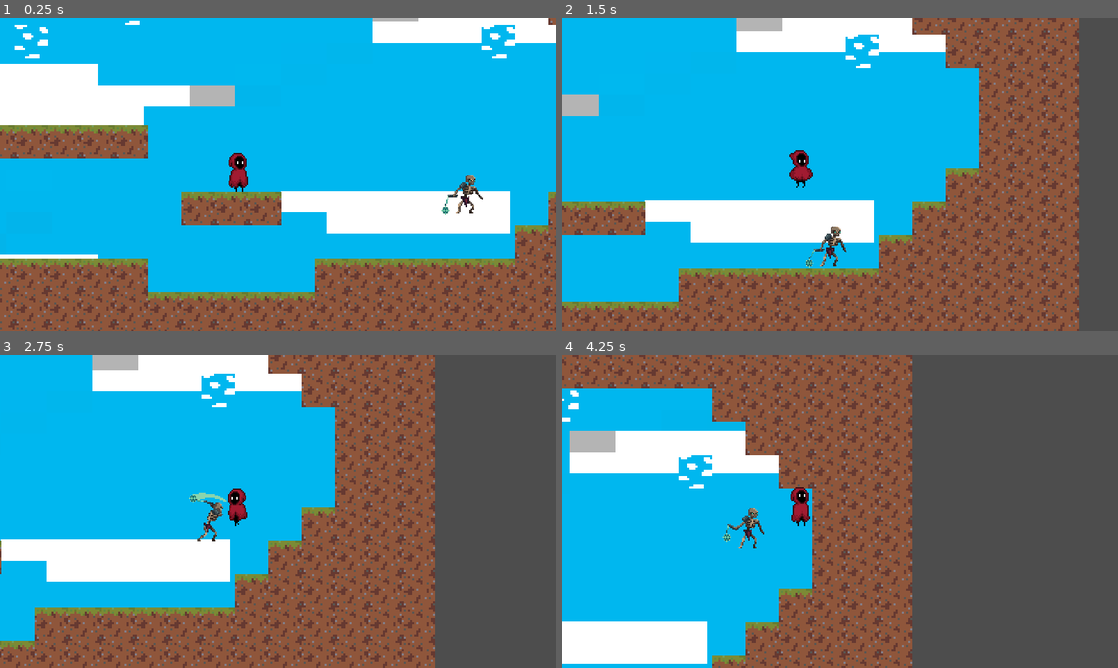
Above: before the commit, frames 1-4 (two rows, left to right).
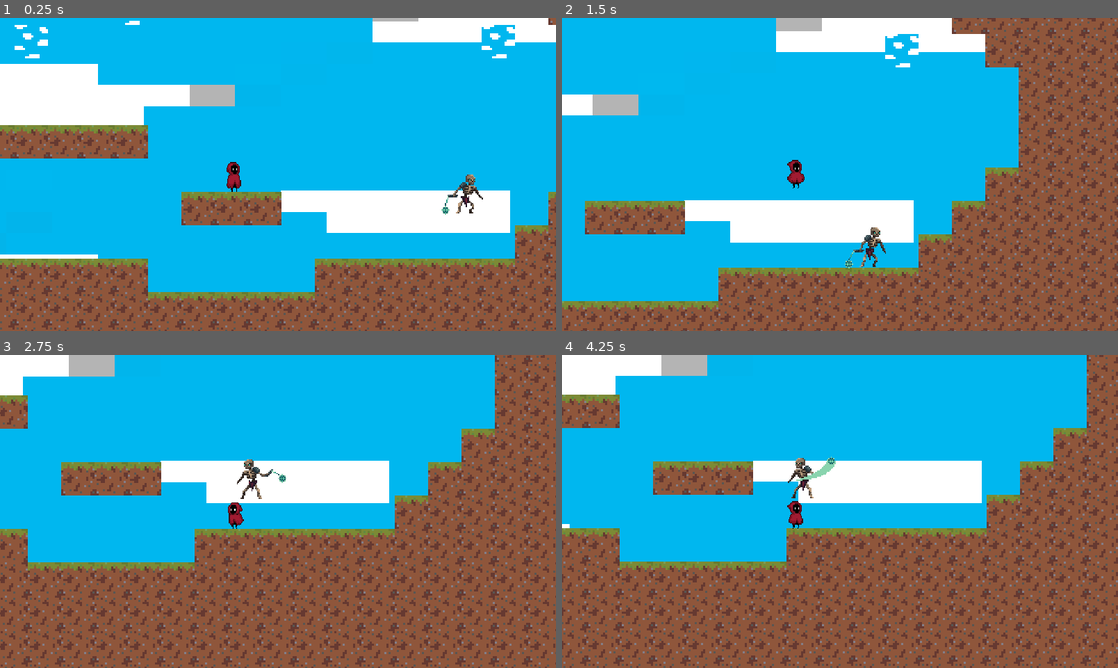
Above: after the commit, the same moments.

Repository: yeegz/Fallen-Asteri
Game: Godot game, scene res://scene.tscn
The game is run twice, just before and just after one commit, with the same random seed, the same clock (stepped at 60 frames per second) and the same inputs. This scene is started directly instead of the project's main scene.
Inputs:
- Up to frame 1 (0.25 s): no input
- Up to frame 2 (1.5 s): tap Enter (ui_accept) at 0.5, 0.77 s; hold Right (ui_right) from 0.53 s (still down)
- Up to frame 3 (2.75 s): tap Enter (ui_accept) at 1.52 s; release Right (ui_right) at 2.03 s; hold Left (ui_left) from 2.03 s (still down)
- Up to frame 4 (4.25 s): release Left (ui_left) at 2.78 s; hold Right (ui_right) from 2.78 s (still down); tap Enter (ui_accept) at 3.02, 3.77 s

The runs differ from the first frame. In frame 1, 0.7% of the frame differs, in the area x 17-100%, y 7-69%; in frame 2, 32%; in frame 3, 65%; in frame 4, 81%, in the area x 0-100%, y 0-100%.

Commit message:
fix run animation for player

Diff:
--- a/Scenes/character_body_2d.gd
+++ b/Scenes/character_body_2d.gd
@@ -1,7 +1,7 @@
 extends CharacterBody2D
 
 #variable declaration
-const SPEED = 400
+var SPEED = 320
 const JUMP = -550
 var GRAVITY_VALUE = 1100
 var PLAYER_HP = 100
--- a/Scenes/character_body_2d.tscn
+++ b/Scenes/character_body_2d.tscn
@@ -1,9 +1,8 @@
-[gd_scene load_steps=36 format=3 uid="uid://c8br3cr26rf1a"]
+[gd_scene load_steps=35 format=3 uid="uid://c8br3cr26rf1a"]
 
 [ext_resource type="Script" path="res://Scenes/character_body_2d.gd" id="1_vkjrs"]
 [ext_resource type="Texture2D" uid="uid://b21kkulhea1qm" path="res://Sprite Assets/animsheet2.png" id="2_jupm6"]
 [ext_resource type="Texture2D" uid="uid://dn05j1cs3expf" path="res://Sprite Assets/AnimationSheet_Character.png" id="3_b43xp"]
-[ext_resource type="Texture2D" uid="uid://b6w1ojbruu21q" path="res://Sprite Assets/AnimationSheet_Character_4th_line.png" id="4_oiore"]
 
 [sub_resource type="AtlasTexture" id="AtlasTexture_ynahq"]
 atlas = ExtResource("3_b43xp")
@@ -85,37 +84,37 @@
 atlas = ExtResource("3_b43xp")
 region = Rect2(224, 160, 32, 32)
 
-[sub_resource type="AtlasTexture" id="AtlasTexture_qc35b"]
-atlas = ExtResource("4_oiore")
-region = Rect2(0, 0, 31, 32)
-
-[sub_resource type="AtlasTexture" id="AtlasTexture_gh2e7"]
-atlas = ExtResource("4_oiore")
-region = Rect2(31, 0, 31, 32)
-
-[sub_resource type="AtlasTexture" id="AtlasTexture_j0evy"]
-atlas = ExtResource("4_oiore")
-region = Rect2(62, 0, 31, 32)
-
-[sub_resource type="AtlasTexture" id="AtlasTexture_y02gk"]
-atlas = ExtResource("4_oiore")
-region = Rect2(93, 0, 31, 32)
-
-[sub_resource type="AtlasTexture" id="AtlasTexture_jjfic"]
-atlas = ExtResource("4_oiore")
-region = Rect2(124, 0, 31, 32)
-
-[sub_resource type="AtlasTexture" id="AtlasTexture_qs1ah"]
-atlas = ExtResource("4_oiore")
-region = Rect2(155, 0, 31, 32)
-
-[sub_resource type="AtlasTexture" id="AtlasTexture_owt6q"]
-atlas = ExtResource("4_oiore")
-region = Rect2(186, 0, 31, 32)
-
-[sub_resource type="AtlasTexture" id="AtlasTexture_iwjdj"]
-atlas = ExtResource("4_oiore")
-region = Rect2(217, 0, 31, 32)
+[sub_resource type="AtlasTexture" id="AtlasTexture_2to4p"]
+atlas = ExtResource("3_b43xp")
+region = Rect2(0, 96, 32, 32)
+
+[sub_resource type="AtlasTexture" id="AtlasTexture_tlwfh"]
+atlas = ExtResource("3_b43xp")
+region = Rect2(32, 96, 32, 32)
+
+[sub_resource type="AtlasTexture" id="AtlasTexture_va438"]
+atlas = ExtResource("3_b43xp")
+region = Rect2(64, 96, 32, 32)
+
+[sub_resource type="AtlasTexture" id="AtlasTexture_hc6a7"]
+atlas = ExtResource("3_b43xp")
+region = Rect2(96, 96, 32, 32)
+
+[sub_resource type="AtlasTexture" id="AtlasTexture_yb547"]
+atlas = ExtResource("3_b43xp")
+region = Rect2(128, 96, 32, 32)
+
+[sub_resource type="AtlasTexture" id="AtlasTexture_aq6y4"]
+atlas = ExtResource("3_b43xp")
+region = Rect2(160, 96, 32, 32)
+
+[sub_resource type="AtlasTexture" id="AtlasTexture_i7b81"]
+atlas = ExtResource("3_b43xp")
+region = Rect2(192, 96, 32, 32)
+
+[sub_resource type="AtlasTexture" id="AtlasTexture_ajn7k"]
+atlas = ExtResource("3_b43xp")
+region = Rect2(224, 96, 32, 32)
 
 [sub_resource type="SpriteFrames" id="SpriteFrames_ccfa5"]
 animations = [{
@@ -195,29 +194,29 @@
 "speed": 5.0
 }, {
 "frames": [{
-"duration": 1.0,
-"texture": SubResource("AtlasTexture_qc35b")
-}, {
-"duration": 1.0,
-"texture": SubResource("AtlasTexture_gh2e7")
-}, {
-"duration": 1.0,
-"texture": SubResource("AtlasTexture_j0evy")
-}, {
-"duration": 1.0,
-"texture": SubResource("AtlasTexture_y02gk")
-}, {
-"duration": 1.0,
-"texture": SubResource("AtlasTexture_jjfic")
-}, {
-"duration": 1.0,
-"texture": SubResource("AtlasTexture_qs1ah")
-}, {
-"duration": 1.0,
-"texture": SubResource("AtlasTexture_owt6q")
-}, {
-"duration": 1.0,
-"texture": SubResource("AtlasTexture_iwjdj")
+"duration": 0.7,
+"texture": SubResource("AtlasTexture_2to4p")
+}, {
+"duration": 0.7,
+"texture": SubResource("AtlasTexture_tlwfh")
+}, {
+"duration": 0.7,
+"texture": SubResource("AtlasTexture_va438")
+}, {
+"duration": 0.6,
+"texture": SubResource("AtlasTexture_hc6a7")
+}, {
+"duration": 0.6,
+"texture": SubResource("AtlasTexture_yb547")
+}, {
+"duration": 0.6,
+"texture": SubResource("AtlasTexture_aq6y4")
+}, {
+"duration": 0.5,
+"texture": SubResource("AtlasTexture_i7b81")
+}, {
+"duration": 0.5,
+"texture": SubResource("AtlasTexture_ajn7k")
 }],
 "loop": true,
 "name": &"run",
@@ -225,8 +224,8 @@
 }]
 
 [sub_resource type="CapsuleShape2D" id="CapsuleShape2D_wvvr1"]
-radius = 21.5
-height = 77.0
+radius = 13.0
+height = 58.0
 
 [sub_resource type="CircleShape2D" id="CircleShape2D_xy3k0"]
 radius = 36.1248
@@ -238,11 +237,11 @@
 script = ExtResource("1_vkjrs")
 
 [node name="AnimatedSprite2D" type="AnimatedSprite2D" parent="."]
-position = Vector2(63.129, 81.5)
-scale = Vector2(2.36694, 2.65625)
+position = Vector2(53.629, 91.5)
+scale = Vector2(1.77319, 2.03125)
 sprite_frames = SubResource("SpriteFrames_ccfa5")
-animation = &"idle"
-frame_progress = 0.0821379
+animation = &"run"
+frame_progress = 0.485911
 
 [node name="player" type="Sprite2D" parent="."]
 visible = false
@@ -253,7 +252,7 @@
 vframes = 8
 
 [node name="playerphysics" type="CollisionShape2D" parent="."]
-position = Vector2(62.5, 86)
+position = Vector2(53, 95)
 shape = SubResource("CapsuleShape2D_wvvr1")
 
 [node name="Camera2D" type="Camera2D" parent="."]
@@ -263,5 +262,5 @@
 [node name="player_hitbox" type="Area2D" parent="."]
 
 [node name="CollisionShape2D" type="CollisionShape2D" parent="player_hitbox"]
-position = Vector2(60, 87)
+position = Vector2(53, 96)
 shape = SubResource("CircleShape2D_xy3k0")
--- a/Scenes/enemy_12d.tscn
+++ b/Scenes/enemy_12d.tscn
@@ -7,7 +7,7 @@
 [ext_resource type="Texture2D" uid="uid://bdrn15gp760df" path="res://Temporary Files/Skeleton enemy.png" id="5_btf1u"]
 
 [sub_resource type="CircleShape2D" id="CircleShape2D_1g2fj"]
-radius = 39.3192
+radius = 37.054
 
 [sub_resource type="CapsuleShape2D" id="CapsuleShape2D_5i1fk"]
 radius = 121.0
@@ -308,7 +308,7 @@
 }]
 
 [sub_resource type="CircleShape2D" id="CircleShape2D_rm23o"]
-radius = 41.4367
+radius = 40.0
 
 [node name="enemy12D" type="CharacterBody2D"]
 collision_layer = 4
@@ -341,7 +341,7 @@
 scale = Vector2(2.33594, 2.39062)
 sprite_frames = SubResource("SpriteFrames_ex4hy")
 animation = &"enemy_attack"
-frame_progress = 0.929049
+frame_progress = 0.686546
 
 [node name="enemy_hitbox" type="Area2D" parent="."]
 collision_layer = 4
Binary file added: Temporary Files/Warrior_Sheet-Effect.png
